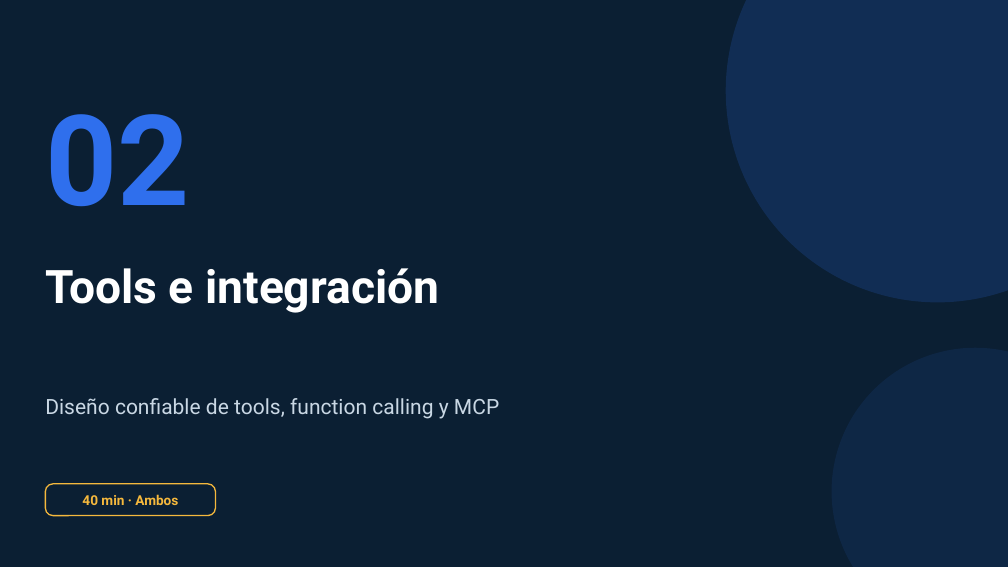
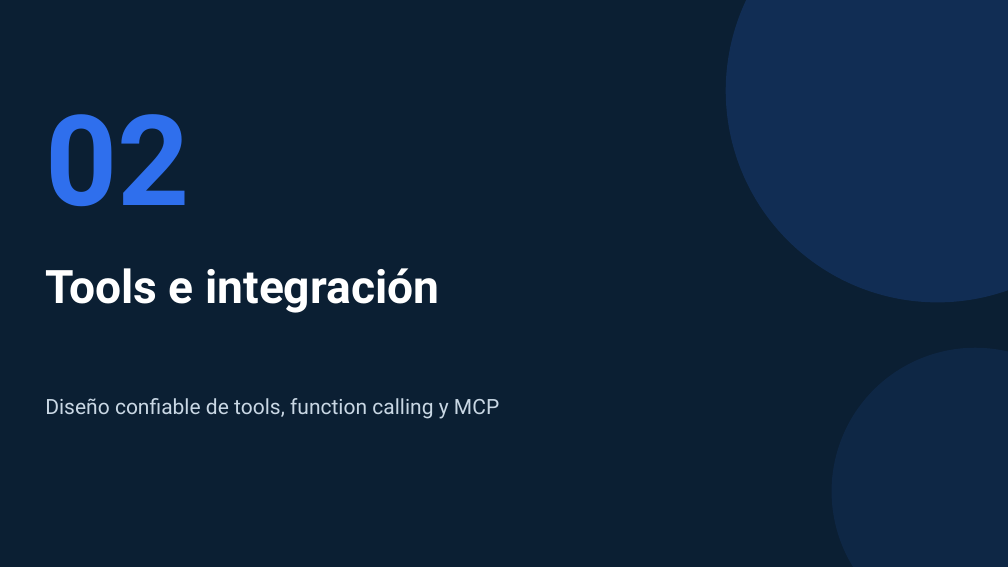
Before and after one commit to valegrajales/bci_workshop, a slide deck: slide 11 of presentaciones/BCI_Foundry_Dia2_L200_Agentes_RAG.pptx. Drawn at 1008x567 pixels with LibreOffice and Linux fonts; fonts in the diff are those of the drawing. Boxes give left, top, right and bottom in pixels: in the first picture for what was removed or moved away, otherwise in the second. Text is boxed around its words. In the diff, an @@ line names an element or a change of style, - is before the commit and + after.

```diff
--- a/presentaciones/BCI_Foundry_Dia2_L200_Agentes_RAG.pptx
+++ b/presentaciones/BCI_Foundry_Dia2_L200_Agentes_RAG.pptx
@@ rounded rectangle removed at bbox=[45, 484, 216, 516] @@
@@ text removed at bbox=[82, 494, 178, 505] @@
-40 min · Ambos
```
Also in this commit, not shown: 4 other slides changed.
